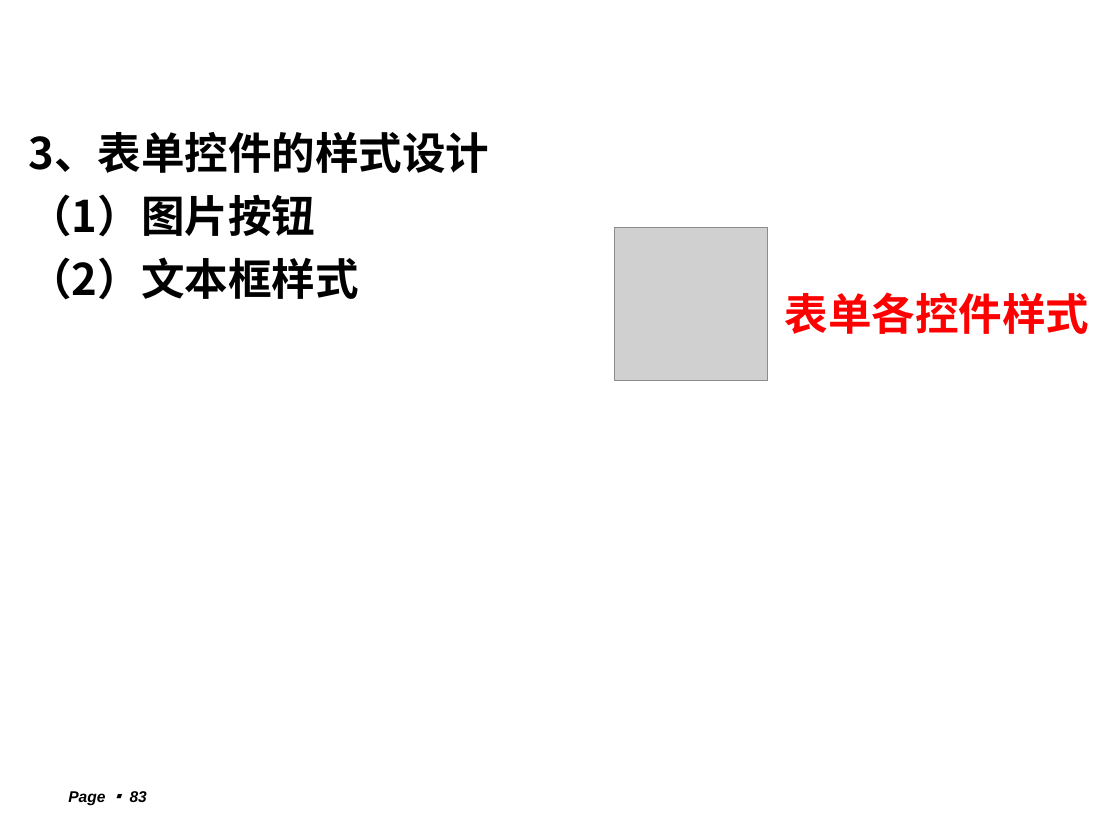
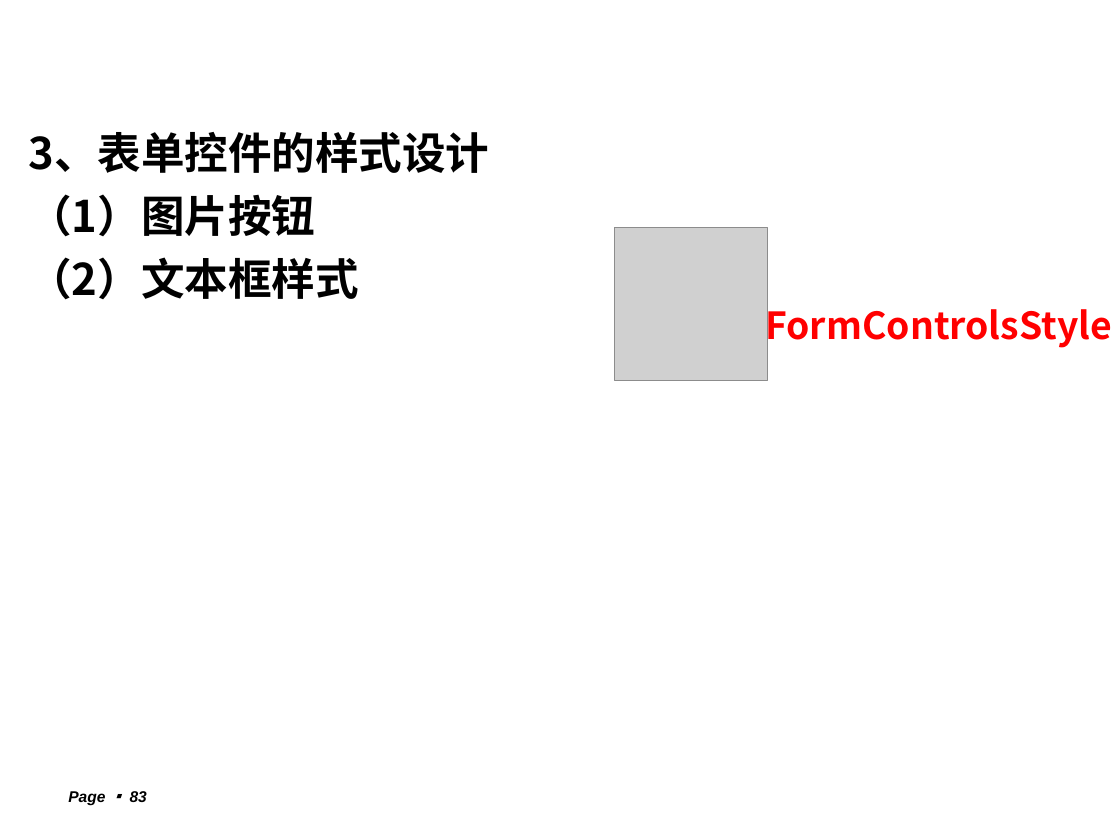
Before and after one commit to lxn56975/webdev, a slide deck: slide 83 of Chapter3CSS.ppt. Drawn at 1120x840 pixels with LibreOffice and Linux fonts; fonts in the diff are those of the drawing; grey boxes stand for pictures; background and template pictures are left out. Boxes give left, top, right and bottom in pixels: in the first picture for what was removed or moved away, otherwise in the second. Text is boxed around its words. In the diff, an @@ line names an element or a change of style, - is before the commit and + after.

Commit message:
修改“各种表单控件的样式”为“FormControlsStyle”

```diff
--- a/Chapter3CSS.ppt
+++ b/Chapter3CSS.ppt
@@ text at [765,301,1112,349]: text changed; size 28 to 24 pt @@
-表单各控件样式
+FormControlsStyle
```
Also in this commit, not shown: 1 other file.
